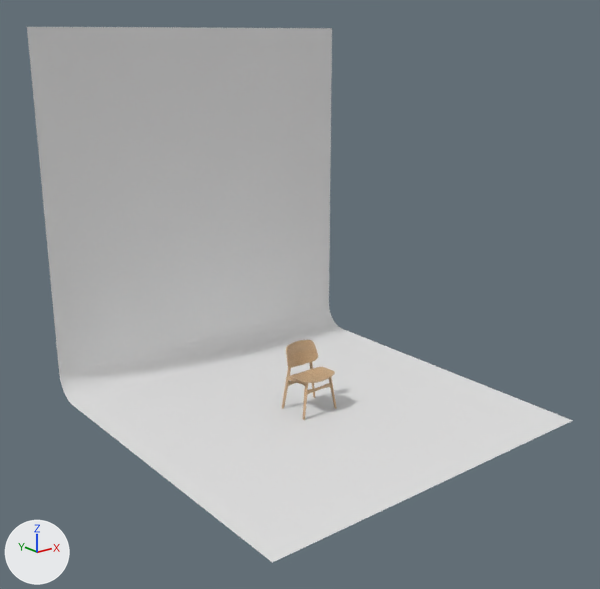
The Blender file Chair/chair.blend, before and after one commit.
The view is the same before and after, from a 50 mm camera at (-5.31, -6.49, 3.93) aimed at (-0.2, -0.09, 1.37). The lights are fixed; the arrows at lower left show +X, +Y and +Z.

In view in the first picture: 'Cease', 'Cease2', 'Studio'.
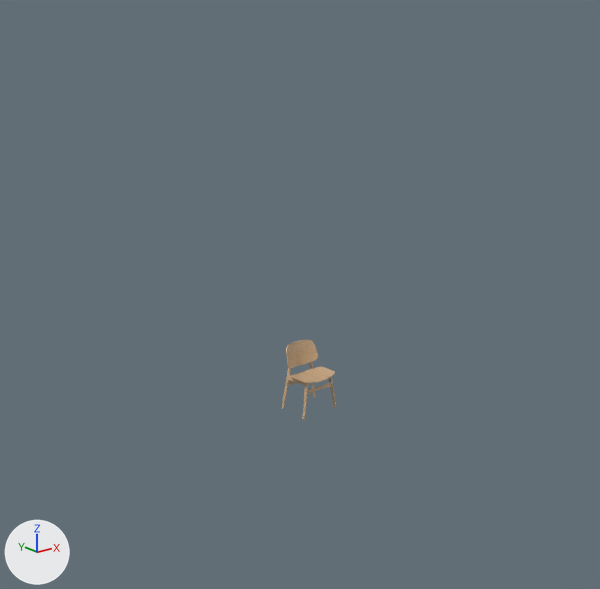
Patch to the scene script:
```diff
--- a/Chair/chair.blend.py
+++ b/Chair/chair.blend.py
@@ ob_cease @@
 ob_cease.rotation_euler = (-0.0713, 0.0, 0.0)  # degrees (-4.1, 0, 0)
-ob_cease.scale = (0.0659, 0.0295, 0.0553)
+ob_cease.scale = (0.0667, 0.0295, 0.0553)
@@ ob_cease2 @@
 ob_cease2.rotation_euler = (0.0634, 0.0, 0.0)  # degrees (3.6, 0, 0)
-ob_cease2.scale = (0.0667, 0.0295, 0.0553)
+ob_cease2.scale = (0.0674, 0.0295, 0.0553)
@@ ob_studio @@
-ob_studio = bpy.data.objects.new('Studio', me_plane_002)
-ob_studio.location = (0.0, 0.0, 0.0)
-ob_studio.scale = (2.0, 2.0, 2.0)
-_m = ob_studio.modifiers.new('Bevel', 'BEVEL')
-_m.width = 0.15
-_m.width_pct = 0.15
-_m.segments = 100
```

Where the change shows, as pixel boxes (x1, y1, x2, y2) in the pictures (600 x 589 px):
'Studio', deleted: before (27, 27, 573, 563)
'Cease', rescaled (8% taller): before (307, 383, 331, 395); after (307, 382, 331, 395)
'Cease2', rescaled: (288, 381, 297, 386) in both
